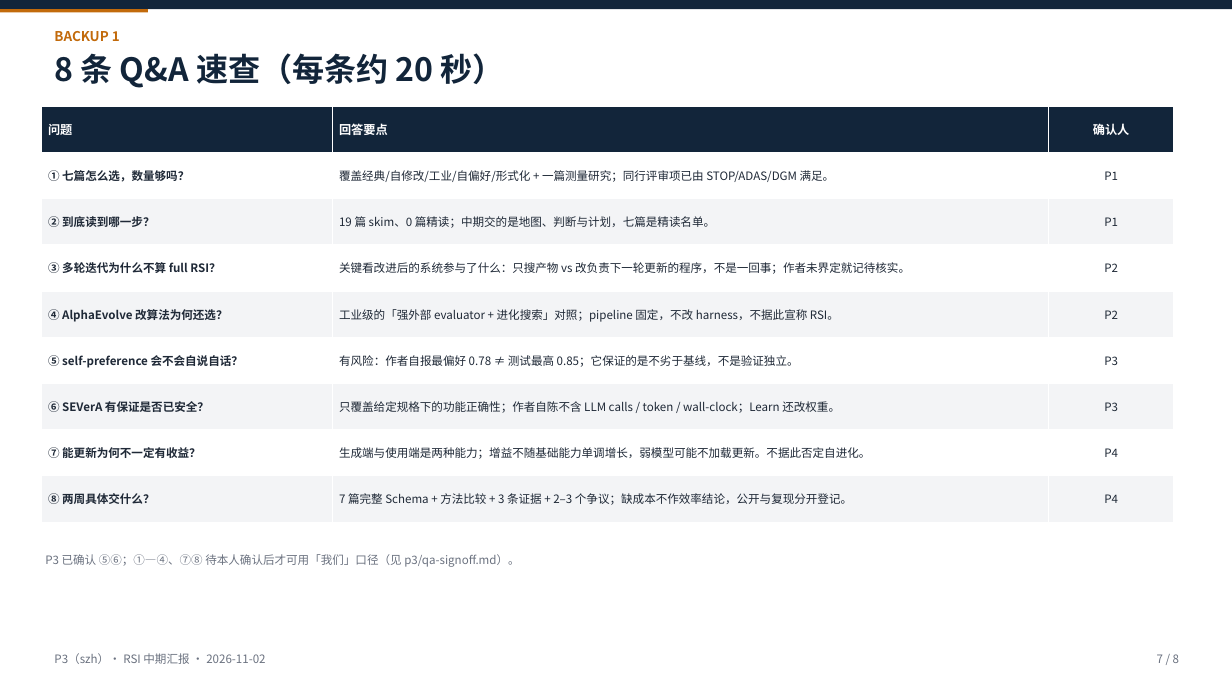
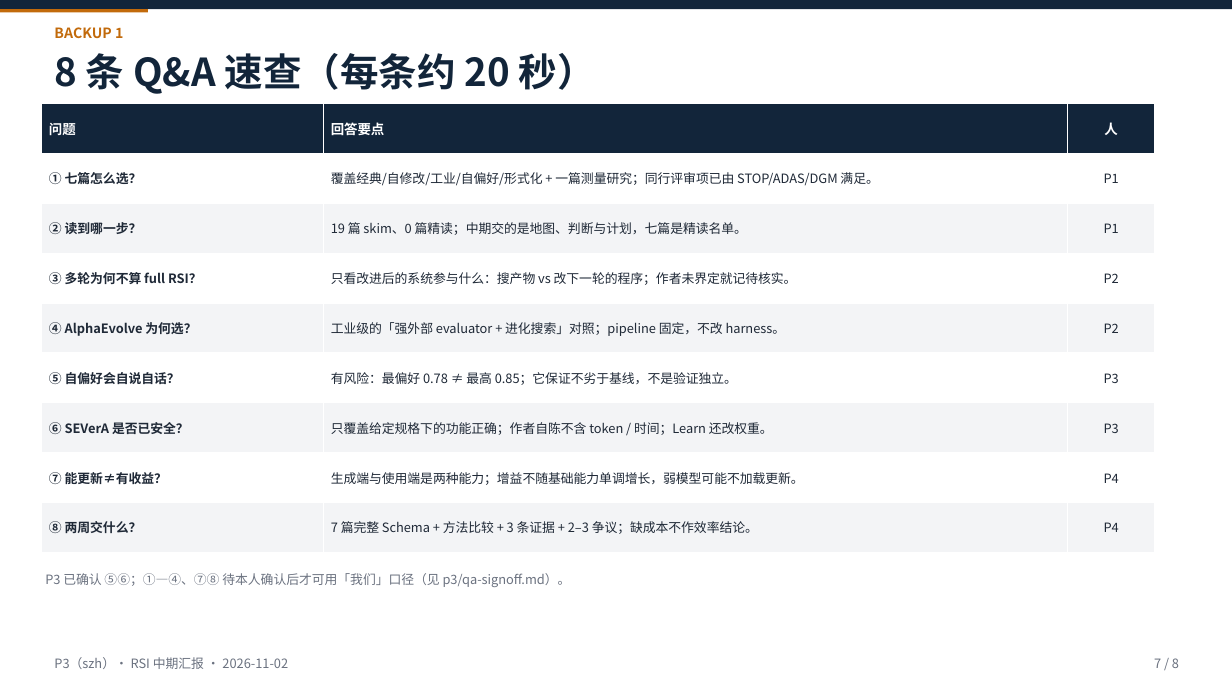
Before and after one commit to Gray-Su427/RSI_Harness_Reading, a slide deck: slide 7 of midterm/p3/deck-rsi-midterm.pptx. Drawn at 1232x693 pixels with LibreOffice and Linux fonts; fonts in the diff are those of the drawing. Boxes give left, top, right and bottom in pixels: in the first picture for what was removed or moved away, otherwise in the second. Text is boxed around its words. In the diff, an @@ line names an element or a change of style, - is before the commit and + after.

```diff
--- a/midterm/p3/deck-rsi-midterm.pptx
+++ b/midterm/p3/deck-rsi-midterm.pptx
@@ text "BACKUP 1" at [54,27,123,38]: size 10.5 to 11 pt @@
@@ text "8 条 Q&A 速查（每条约 20 ..." at [54,53,596,94]: size 25 to 30 pt @@
@@ table at [42,104,1155,553] @@
-row 1, column 3: 确认人
+row 1, column 3: 人
-row 2, column 1: ① 七篇怎么选，数量够吗？
+row 2, column 1: ① 七篇怎么选？
-row 3, column 1: ② 到底读到哪一步？
+row 3, column 1: ② 读到哪一步？
-row 4, column 1: ③ 多轮迭代为什么不算 full RSI？
+row 4, column 1: ③ 多轮为何不算 full RSI？
-row 4, column 2: 关键看改进后的系统参与了什么：只搜产物 vs 改负责下一轮更新的程序，不是一回事；作者未界定就记待核实。
+row 4, column 2: 只看改进后的系统参与什么：搜产物 vs 改下一轮的程序；作者未界定就记待核实。
-row 5, column 1: ④ AlphaEvolve 改算法为何还选？
+row 5, column 1: ④ AlphaEvolve 为何选？
-row 5, column 2: 工业级的「强外部 evaluator + 进化搜索」对照；pipeline 固定，不改 harness，不据此宣称 RSI。
+row 5, column 2: 工业级的「强外部 evaluator + 进化搜索」对照；pipeline 固定，不改 harness。
-row 6, column 1: ⑤ self-preference 会不会自说自话？
+row 6, column 1: ⑤ 自偏好会自说自话？
-row 6, column 2: 有风险：作者自报最偏好 0.78 ≠ 测试最高 0.85；它保证的是不劣于基线，不是验证独立。
+row 6, column 2: 有风险：最偏好 0.78 ≠ 最高 0.85；它保证不劣于基线，不是验证独立。
-row 7, column 1: ⑥ SEVerA 有保证是否已安全？
+row 7, column 1: ⑥ SEVerA 是否已安全？
-row 7, column 2: 只覆盖给定规格下的功能正确性；作者自陈不含 LLM calls / token / wall-clock；Learn 还改权重。
+row 7, column 2: 只覆盖给定规格下的功能正确；作者自陈不含 token / 时间；Learn 还改权重。
-row 8, column 1: ⑦ 能更新为何不一定有收益？
+row 8, column 1: ⑦ 能更新≠有收益？
-row 8, column 2: 生成端与使用端是两种能力；增益不随基础能力单调增长，弱模型可能不加载更新。不据此否定自进化。
+row 8, column 2: 生成端与使用端是两种能力；增益不随基础能力单调增长，弱模型可能不加载更新。
-row 9, column 1: ⑧ 两周具体交什么？
+row 9, column 1: ⑧ 两周交什么？
-row 9, column 2: 7 篇完整 Schema + 方法比较 + 3 条证据 + 2–3 个争议；缺成本不作效率结论，公开与复现分开登记。
+row 9, column 2: 7 篇完整 Schema + 方法比较 + 3 条证据 + 2–3 争议；缺成本不作效率结论。
@@ size 9.5 to 10.5 pt in "问题", "回答要点" @@
@@ size 9 to 10 pt in "覆盖经典/自修改/工业/自偏好/形式化 + 一篇测量研究；同行评审项已由 STOP/ADAS/DGM 满足。", "P1", "19 篇 skim、0 篇精读；中期交的是地图、判断与计划，七篇是精读名单。", "P1" and 6 more places @@
@@ table: place and size @@
-table at [42,106,1174,522]
+table at [42,104,1155,553]
@@ size 9 to 10 pt in 3 elements at [54,657,288,669], [1154,658,1179,668], [45,573,571,587] @@
@@ text "P3 已确认 ⑤⑥；①—④、⑦⑧ 待本人确认后才可用「我们」口径（见 p3/qa-signoff.md）。": place and size @@
-text "P3 已确认 ⑤⑥；①—④、⑦⑧ 待本人确认后才可用「我们」口径（见 p3/qa-signoff.md）。" at [45,554,519,567]
+text "P3 已确认 ⑤⑥；①—④、⑦⑧ 待本人确认后才可用「我们」口径（见 p3/qa-signoff.md）。" at [45,573,571,587]
```
Also in this commit, not shown: 7 other slides changed, 3 other files.
